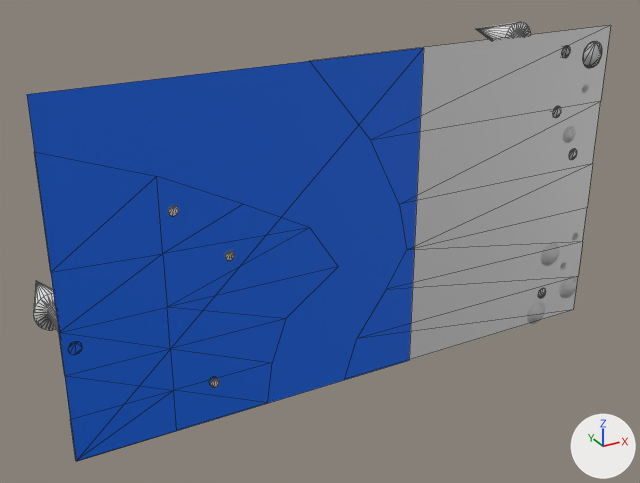
The COLLADA model Editor/assets/models/block/forest16.dae as it was, and as the next commit left it.
Both versions are drawn from a camera (50 mm lens) standing at (-45.1, -72.7, 35.8) and looking at (-1.5, 6.7, -3.9). Every picture has the same lights, and +X, +Y and +Z are marked at lower right. Mesh edges are drawn as thin lines on the coarser meshes.
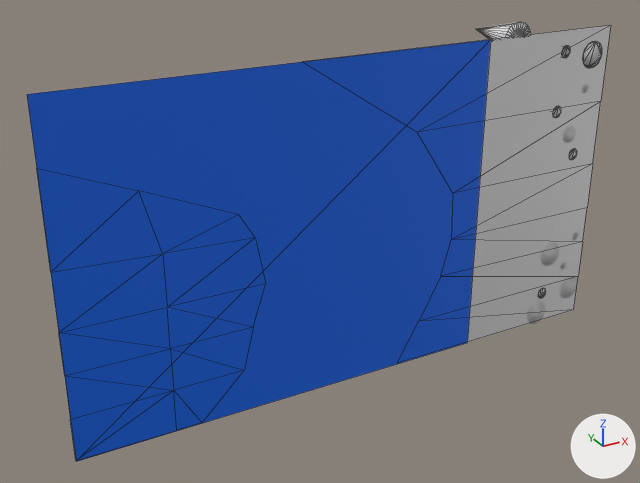
The newer file is also turned or shifted as a whole; pictures and numbers use the older file's frame.

Diff of the bpy script that builds the scene:
```diff
--- a/Editor/assets/models/block/forest16.dae.py
+++ b/Editor/assets/models/block/forest16.dae.py
@@ me_plane_036 @@
 me_plane_036.from_pydata(...)  # 4 vertices, 2 faces; spans x -32.0..6.5, y -0.1, z -18.0..18.0
 # used by ob_plane_035; location = (0.0, 0.0, 0.0)
-me_plane_036.vertices[1].co = (6.5, -0.1, 18.0)  # pixel (423, 47)
-me_plane_036.vertices[3].co = (6.5, -0.1, -18.0)  # pixel (409, 360)
+# me_plane_036 part 1
+me_plane_036.vertices[1].co = (14.9, -0.1, 18.0)  # pixel (490, 39)
+me_plane_036.vertices[3].co = (14.9, -0.1, -18.0)  # pixel (467, 342)
 me_plane_036.materials.append(mat_material_007)
@@ me_plane_035 @@
 me_plane_035.from_pydata(...)  # 32 vertices, 32 faces; spans x -32.0..32.0, y 0.0, z -18.0..18.0
 # used by ob_plane_034; location = (0.0, 0.0, 0.0)
+# me_plane_035 part 2: 15 of 32 vertices moved; they spanned x -32.0..5.6, y 0.0, z -18.0..18.0 and now span x -32.0..11.6, y 0.0, z -18.0..18.0; mean shift (0.6, 0.0, -0.2); largest move (-3.0, 0.0, -3.9) -> (-11.4, 0.0, -3.9)
 me_plane_035.materials.append(mat_scale)
@@ ob_cone_2307 @@
-ob_cone_2307 = bpy.data.objects.new('Cone.2307', me_cone_2373)
-ob_cone_2307.location = (0.0, 0.0, 0.0)
@@ ob_cone_2303 @@
-ob_cone_2303 = bpy.data.objects.new('Cone.2303', me_cone_2369)
-ob_cone_2303.location = (0.0, 0.0, 0.0)
@@ ob_cone_2302 @@
-ob_cone_2302 = bpy.data.objects.new('Cone.2302', me_cone_2368)
-ob_cone_2302.location = (0.0, 0.0, 0.0)
@@ ob_cone_2290 @@
-ob_cone_2290 = bpy.data.objects.new('Cone.2290', me_cone_2356)
-ob_cone_2290.location = (0.0, 0.0, 0.0)
```

Boxes (x1, y1, x2, y2) around the edits, measured in the pictures (640 x 483 px; the box of a moved part takes in the faces that stretch with it):
'Plane.035', reshaped (17% wider)
    before: (27, 48, 424, 461)
    after: (27, 40, 490, 461)
'Plane.034', reshaped
    before: (34, 25, 611, 457)
    after: (37, 25, 611, 457)
'Cone.2290', deleted
    before: (33, 281, 59, 334)
'Cone.2307', deleted
    before: (168, 206, 179, 216)
'Cone.2303', deleted
    before: (225, 251, 235, 261)
'Cone.2302', deleted
    before: (210, 378, 219, 388)
part 2 of me_plane_035, moved or reshaped
    before: (34, 28, 602, 360)
    after: (304, 28, 602, 342)
